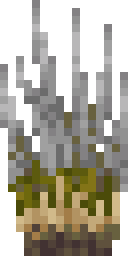
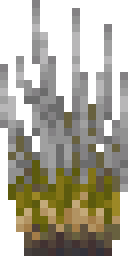
Layered file, before and after one edit (128x256). Changes by layer:
renamed "tall_solid_color" to "wet_untinted", painted on it over [8,168,120,256]
renamed "Pasted Layer #2" to "dry_untinted", painted on it over [8,168,120,256]
